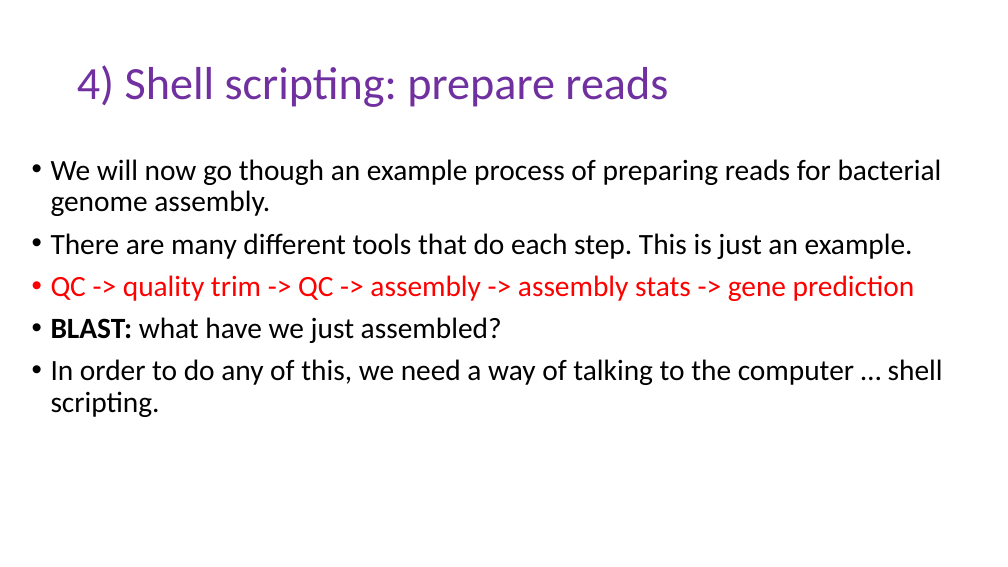
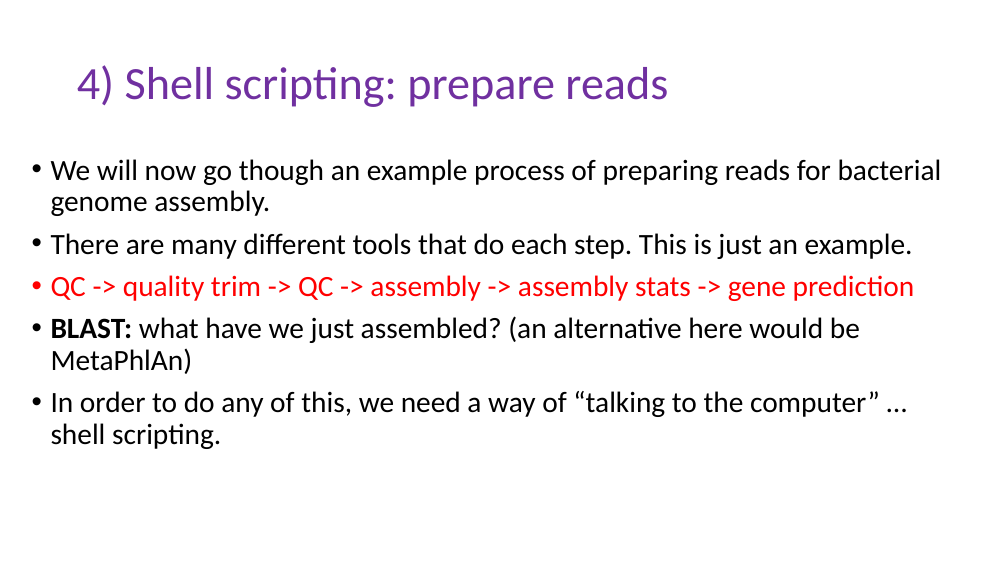
Before and after one commit to peterthorpe5/Msc_Digital_Health, a slide deck: slide 1 of powerpoint/4_Shell_scripting.pptx. Drawn at 1008x567 pixels with LibreOffice and Linux fonts; fonts in the diff are those of the drawing. Boxes give left, top, right and bottom in pixels: in the first picture for what was removed or moved away, otherwise in the second. Text is boxed around its words. In the diff, an @@ line names an element or a change of style, - is before the commit and + after.

```diff
--- a/powerpoint/4_Shell_scripting.pptx
+++ b/powerpoint/4_Shell_scripting.pptx
@@ text at (51, 316, 880, 449): text changed @@
-• BLAST: what have we just assembled?
-• In order to do any of this, we need a way of talking to the computer … shell scripting.
+• BLAST: what have we just assembled? (an alternative here would be MetaPhlAn)
+• In order to do any of this, we need a way of “talking to the computer” … shell scripting.
```
Also in this commit, not shown: 3 other slides changed, 2 slides added, 1 other file.
